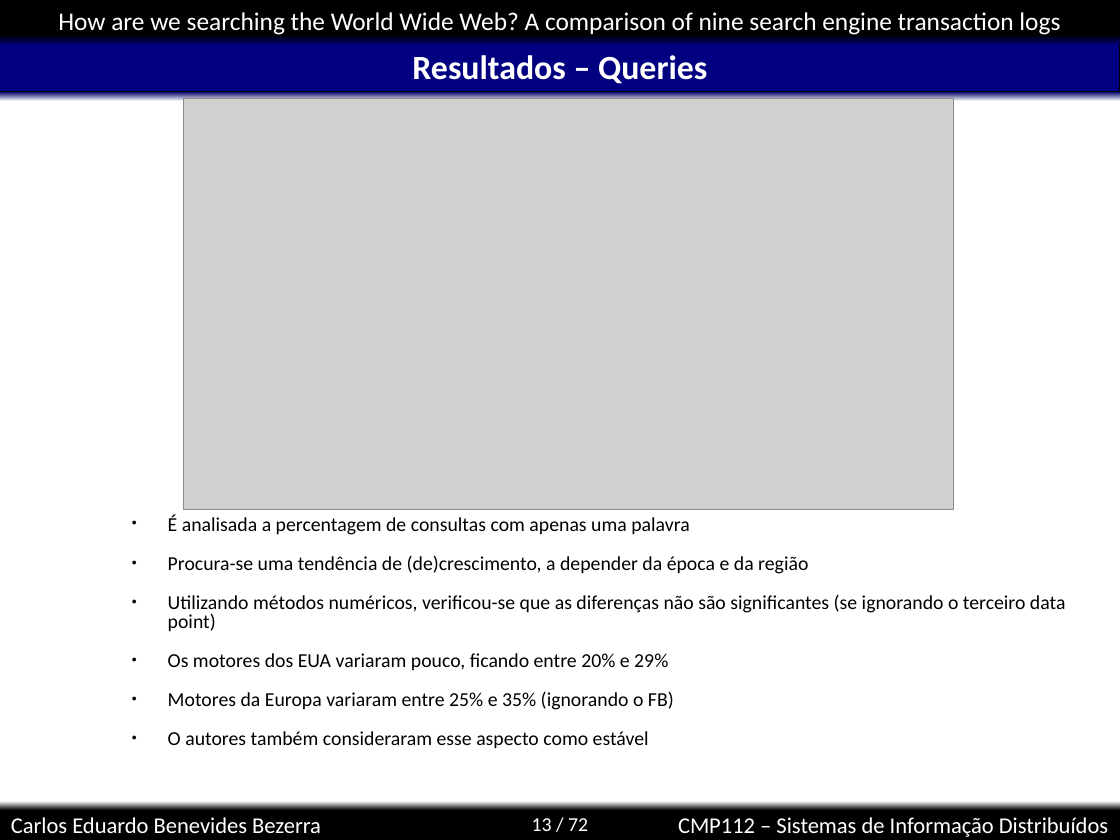
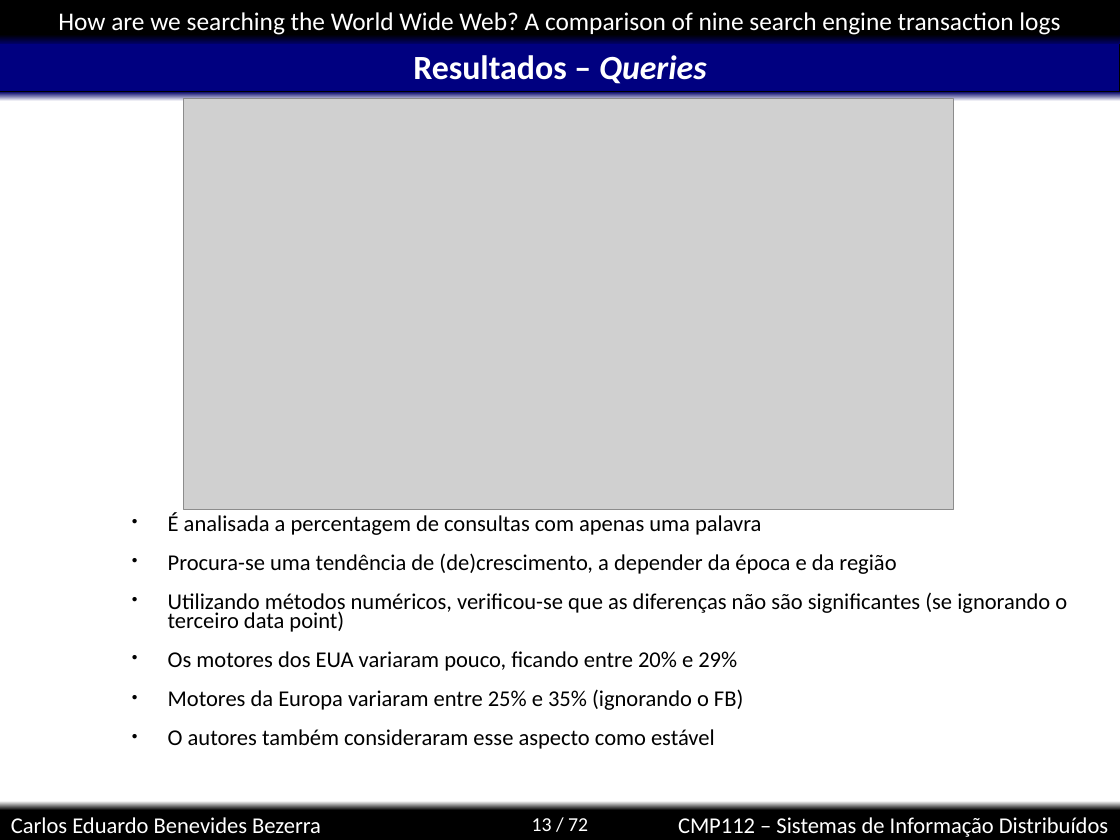
Before and after one commit to kdubezerra/kdubezerra, a slide deck: slide 13 of disciplinas/cmp112/artigohow.ppt. Drawn at 1120x840 pixels with LibreOffice and Linux fonts; fonts in the diff are those of the drawing; grey boxes stand for pictures; background and template pictures are left out. Boxes give left, top, right and bottom in pixels: in the first picture for what was removed or moved away, otherwise in the second. Text is boxed around its words. In the diff, an @@ line names an element or a change of style, - is before the commit and + after.

```diff
--- a/disciplinas/cmp112/artigohow.ppt
+++ b/disciplinas/cmp112/artigohow.ppt
@@ title "Resultados – Queries" at (413, 55, 707, 84): italic on in "Queries" @@
@@ text "É analisada a percentagem de ..." at (168, 512, 1067, 749): size 14 to 16 pt; line spacing 0.8 to 0.7 @@
```
Also in this commit, not shown: 3 other slides changed, 2 slides added.
